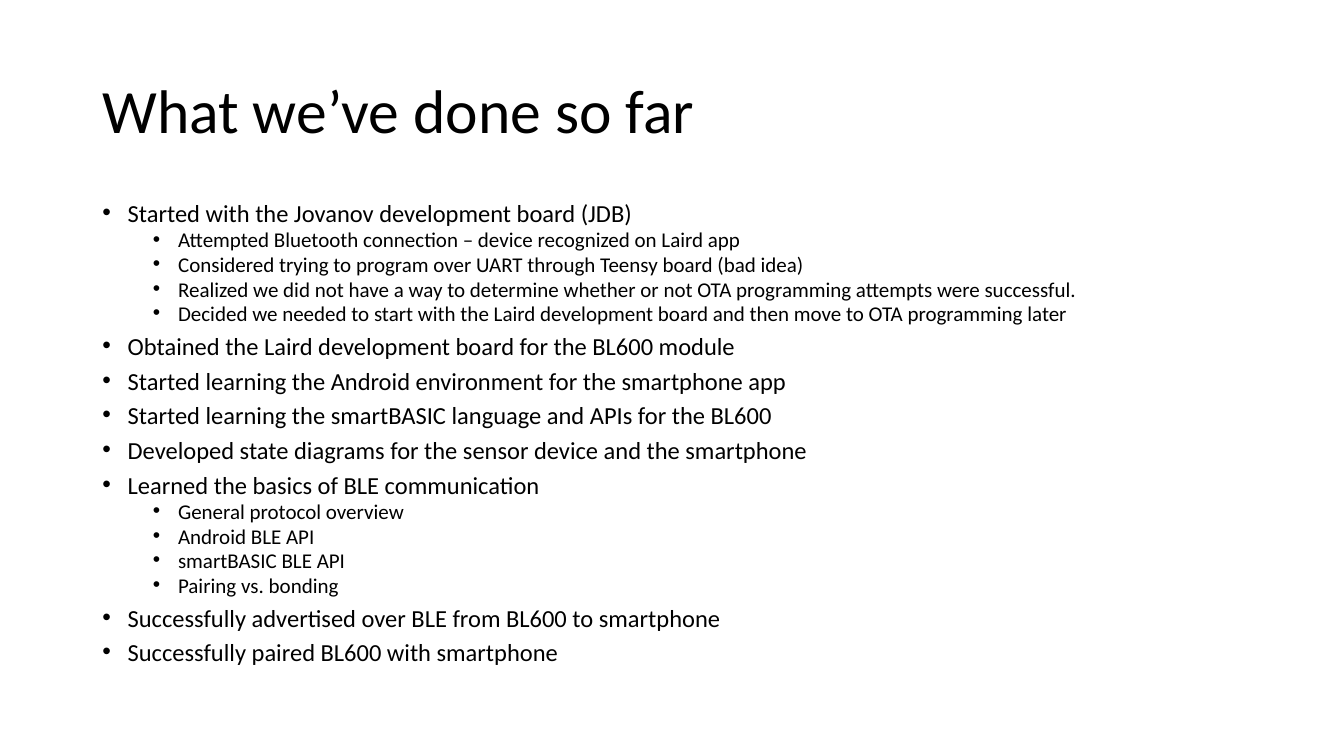
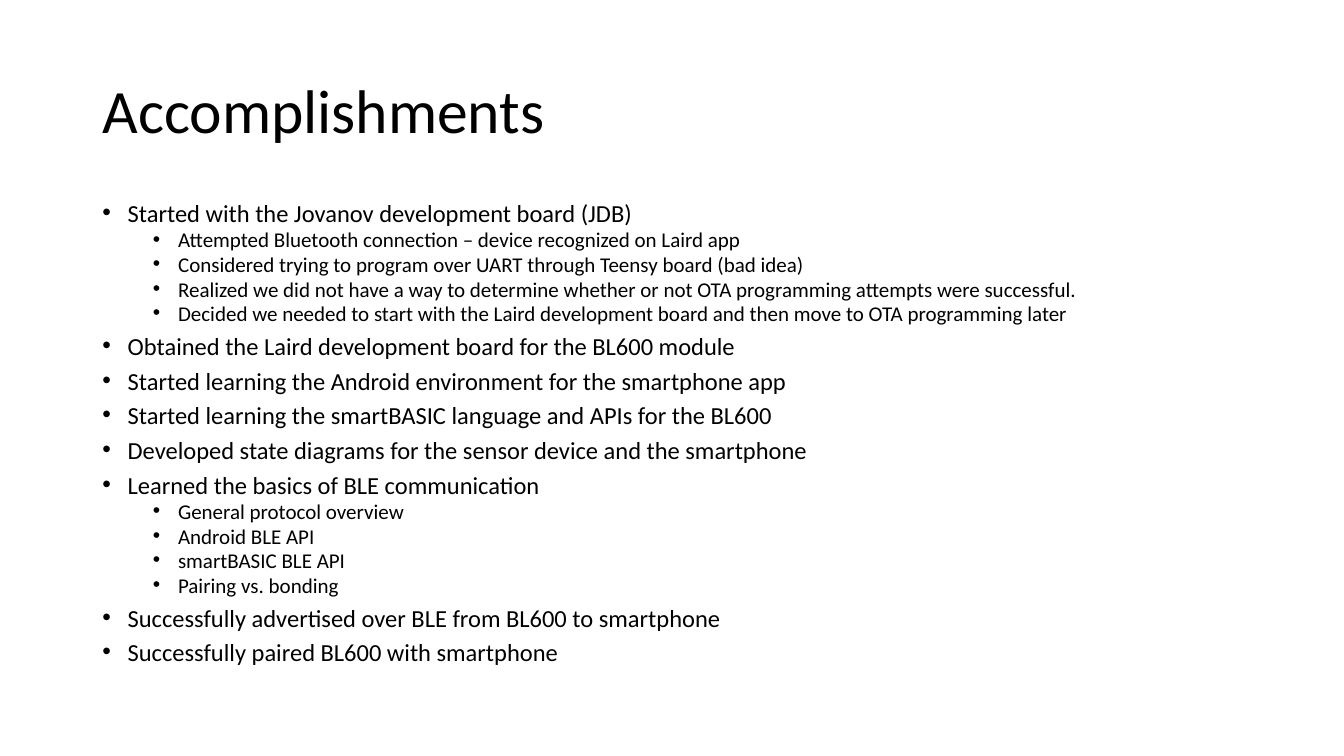
Before and after one commit to jbw3/CPE621Project, a slide deck: slide 7 of docs/AMDeSS_MidtermProgressReport.pptx (slide 3 before the commit). Drawn at 1344x756 pixels with LibreOffice and Linux fonts; fonts in the diff are those of the drawing. Boxes give left, top, right and bottom in pixels: in the first picture for what was removed or moved away, otherwise in the second. Text is boxed around its words. In the diff, an @@ line names an element or a change of style, - is before the commit and + after.

```diff
--- a/docs/AMDeSS_MidtermProgressReport.pptx
+++ b/docs/AMDeSS_MidtermProgressReport.pptx
@@ title at (x1=102, y1=90, x2=544, y2=143): text changed @@
-What we’ve done so far
+Accomplishments
```
Also in this commit, not shown: 1 other slide changed, 8 slides added, 1 other file.
